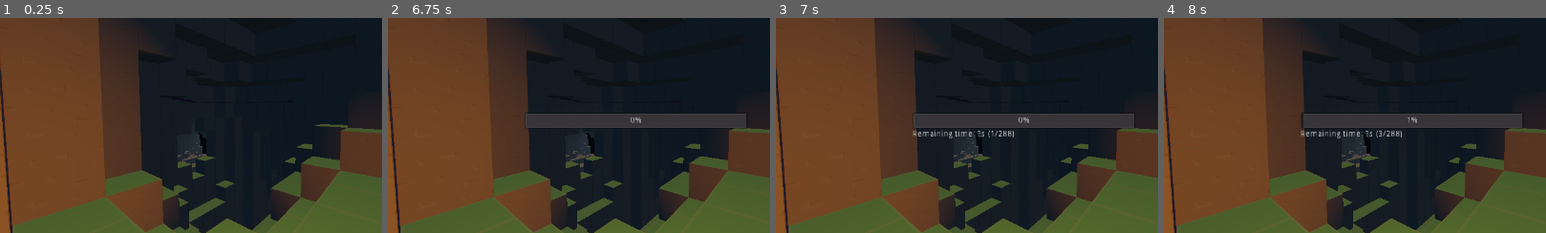
Above: before the commit, frames 1-4 (left to right).
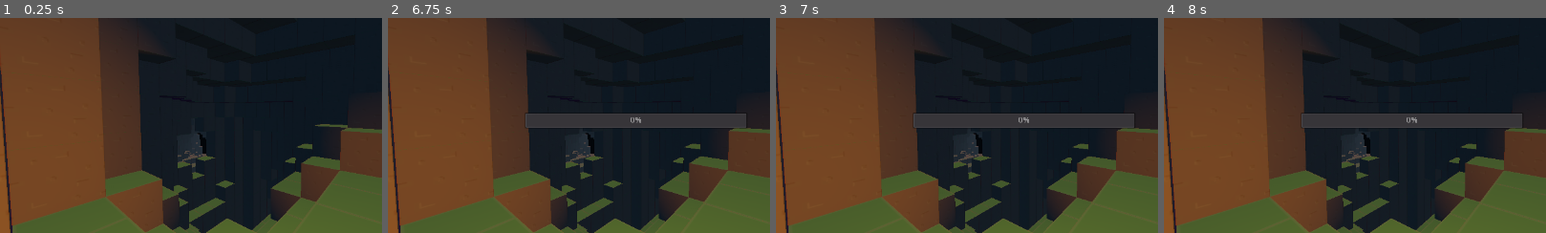
Above: after the commit, the same moments.

Repository: ThomBogers/blocks
Game: Godot game, scene res://scenes/Menu.tscn
The game is run twice, just before and just after one commit, with the same random seed, the same clock (stepped at 60 frames per second) and the same inputs.
Inputs (mouse positions are % of the whole screen's width and height, from its top left):
- Up to frame 1 (0.25 s): no input
- Up to frame 2 (6.75 s): click (86, 86) at 0.5 s; click (86, 86) at 1.25 s; tap Enter at 2, 3.5, 5 s; move the mouse to (72, 45) at 2.02 s; press the mouse at (72, 45) at 2.03 s; hold D (game_right) 2.03-2.78 s; tap Space (game_up) at 2.75, 4.25, 5.75 s; move the mouse to (30, 55) at 2.77 s; release the mouse at (30, 55) at 2.78 s; hold S (game_back) 2.78-3.53 s; right-click (30, 55) at 2.85 s; move the mouse to (60, 28) at 3.52 s; hold D (game_right) 3.53-4.28 s; hold E (game_godmode) 3.53-4.28 s; move the mouse to (45, 70) at 4.27 s; hold W (game_forward) 4.28-5.03 s; tap F (toggle_light) at 4.35 s; move the mouse to (80, 65) at 5.02 s; hold Mouse wheel up (zoom_in) 5.03-5.78 s; hold A (game_left) 5.03-6.53 s; move the mouse to (20, 35) at 5.77 s; tap Mouse wheel down (zoom_out) at 5.85 s; move the mouse to (55, 50) at 6.52 s; press the mouse at (55, 50) at 6.53 s; hold S (game_back) from 6.53 s (still down)
- Up to frame 3 (7 s): keep holding S (game_back)
- Up to frame 4 (8 s): move the mouse to (35, 25) at 7.27 s; release S (game_back) at 7.28 s; release the mouse at (35, 25) at 7.28 s; hold D (game_right) from 7.28 s (still down); right-click (35, 25) at 7.35 s
The pictures show only the part of the screen within x 17-67%, y 26-76%; the shares and areas given below are measured in that part.

Frames 1-2 are identical in both runs. In frame 3, 0.4% of the frame differs, in the area x 35-63%, y 52-56%; in frame 4, 0.4%, in the area x 35-65%, y 44-56%.
Error in both runs: Trying to assign value of type 'Control' to a variable of type 'TextureRect'. (res://src/player/Player.gd:20)

Commit message:
Prevent crash due to thread availability
 - Give editing priority over loading

Diff:
--- a/scenes/World.tscn
+++ b/scenes/World.tscn
@@ -7,4 +7,4 @@
 script = ExtResource( 1 )
 
 [node name="Player" parent="." instance=ExtResource( 2 )]
-transform = Transform( 1, 0, 0, 0, 1, 0, 0, 0, 1, 0, 600, 0 )
+transform = Transform( 1, 0, 0, 0, 1, 0, 0, 0, 1, 0, 16, 0 )
--- a/src/util/threadpool.gd
+++ b/src/util/threadpool.gd
@@ -2,22 +2,30 @@
 
 var threads = Dictionary()
 
-
+var thread_count = 0
+var reserved_thread
 func logMessage(message: String):
 	var name = self.get_script().get_path().get_file().replace('.gd', '')
 	print( name, ": ", message)
 
 # Called when the node enters the scene tree for the first time.
 func _ready():
-	var thread_count = floor(OS.get_processor_count() * 0.8)
+	thread_count = floor(OS.get_processor_count() * 0.8)
 	if thread_count < 1:
 		thread_count = 1
+	else:
+		reserved_thread = 0
 
 	for i in range(0,thread_count):
 		threads[i] = Thread.new()
 
-func get_thread():
+
+func get_thread(high_prio):
 	for key in threads.keys():
+
+		if key == reserved_thread && high_prio != true:
+			continue
+
 		var thread = threads.get(key)
 		if not thread.is_active():
 			logMessage("giving thread: " + str(key))
--- a/src/world/Chunk.gd
+++ b/src/world/Chunk.gd
@@ -100,12 +100,12 @@
 		logMessage("collision, UNKOWN HIT TYPE: "+ str(type))
 
 	clean = false
-	var _thread = threadpool.get_thread()
+	var _thread = threadpool.get_thread(true)
 	render(_thread)
 
 
 func render(_thread):
-	if thread == null && not _thread.is_active():
+	if thread == null && _thread != null && not _thread.is_active():
 		thread = _thread
 		thread.start(self, "_render_mesh_thread", {}, 2)
 
--- a/src/world/World.gd
+++ b/src/world/World.gd
@@ -192,7 +192,7 @@
 	chunk.clean = true
 
 func _render_chunk_threaded(key, chunk):
-	var thread = threadpool.get_thread()
+	var thread = threadpool.get_thread(false)
 	if(thread == null):
 		return;
 	logMessage("_render_chunk_threaded chunk: " + str(key))
